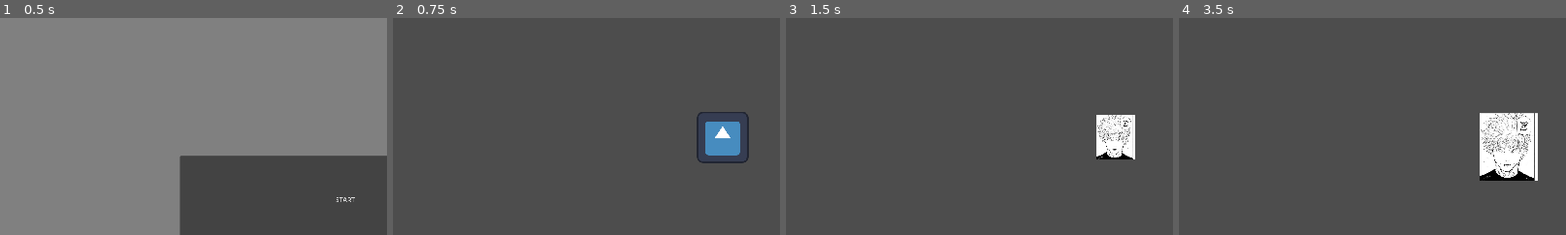
Above: before the commit, frames 1-4 (left to right).
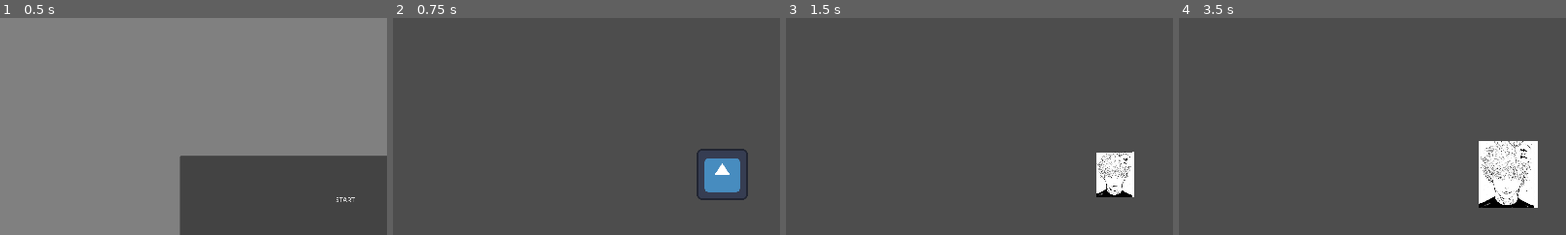
Above: after the commit, the same moments.

Repository: CrazyKamel/bbqJam
Game: Godot game, scene res://src/main.tscn
Two runs of this game, one before a commit and one after it. Both use one fixed random seed, a clock stepped at 60 frames per second and the inputs below. The engine's default icon, where the game draws it, is replaced by a stand-in: a white triangle on a blue panel in a dark square.
Inputs (mouse positions are % of the whole screen's width and height, from its top left):
- Up to frame 1 (0.5 s): no input
- Up to frame 2 (0.75 s): click "START" at 0.5 s
- Up to frame 3 (1.5 s): tap Enter at 1.25 s; move the mouse to (72, 45) at 1.27 s; hold Space (space) from 1.28 s (still down); click (72, 45) at 1.42 s
- Up to frame 4 (3.5 s): move the mouse to (30, 55) at 2.02 s; release Space (space) at 2.03 s; tap Space (space) at 2.1 s; click (30, 55) at 2.17 s; tap Enter at 2.75 s; move the mouse to (60, 28) at 2.77 s; hold Space (space) from 2.78 s (still down); tap Tab at 2.85 s; click (60, 28) at 2.92 s
The pictures show only the part of the screen within x 8-57%, y 14-64%; the shares and areas given below are measured in that part.

Frame 1 is identical in both runs. In frame 2, 3.5% of the frame differs, in the area x 78-92%, y 43-84%; in frame 3, 3.6%; in frame 4, 5.1%, in the area x 77-93%, y 43-88%.

Commit message:
fix minigame with instancing

Diff:
--- a/project.godot
+++ b/project.godot
@@ -32,6 +32,7 @@
 "events": [Object(InputEventKey,"resource_local_to_scene":false,"resource_name":"","device":-1,"window_id":0,"alt_pressed":false,"shift_pressed":false,"ctrl_pressed":false,"meta_pressed":false,"pressed":false,"keycode":0,"physical_keycode":32,"key_label":0,"unicode":32,"echo":false,"script":null)
 ]
 }
+
 [rendering]
 
 textures/canvas_textures/default_texture_filter=0
--- a/src/Minigame/Scenes/Grill.tscn
+++ b/src/Minigame/Scenes/Grill.tscn
@@ -1,30 +1,33 @@
 [gd_scene load_steps=5 format=3 uid="uid://bdli77reuq25y"]
 
-[ext_resource type="Texture2D" uid="uid://bdvx58rwnaeev" path="res://media/icon.svg" id="1_qm15k"]
+[ext_resource type="Texture2D" uid="uid://byrdnrsl7ob8k" path="res://media/Minigame/grill.png" id="1_px55a"]
 [ext_resource type="Script" path="res://src/Minigame/Scripts/Grill.gd" id="2_hq0ya"]
 
-[sub_resource type="RectangleShape2D" id="RectangleShape2D_o1pwu"]
-size = Vector2(122, 121)
+[sub_resource type="CapsuleShape2D" id="CapsuleShape2D_rtejl"]
+radius = 12.0
+height = 208.0
 
-[sub_resource type="RectangleShape2D" id="RectangleShape2D_yoyk5"]
-size = Vector2(128, 39)
+[sub_resource type="CapsuleShape2D" id="CapsuleShape2D_xtwn4"]
+height = 202.0
 
 [node name="Grill" type="StaticBody2D"]
 
 [node name="Sprite2D" type="Sprite2D" parent="."]
-texture = ExtResource("1_qm15k")
+texture = ExtResource("1_px55a")
 
 [node name="CollisionShape2D" type="CollisionShape2D" parent="."]
-position = Vector2(0, 0.5)
-shape = SubResource("RectangleShape2D_o1pwu")
+position = Vector2(0, -1)
+rotation = -1.57079
+shape = SubResource("CapsuleShape2D_rtejl")
 
 [node name="Grill" type="Area2D" parent="."]
 collision_mask = 4
 script = ExtResource("2_hq0ya")
 
 [node name="CollisionShape2D" type="CollisionShape2D" parent="Grill"]
-position = Vector2(0, -78.5)
-shape = SubResource("RectangleShape2D_yoyk5")
+position = Vector2(1, -17)
+rotation = -1.57079
+shape = SubResource("CapsuleShape2D_xtwn4")
 debug_color = Color(0.971325, 0.117073, 0.315356, 0.42)
 
 [connection signal="body_entered" from="Grill" to="Grill" method="_on_body_entered"]
--- a/src/Minigame/Scenes/Minigame.tscn
+++ b/src/Minigame/Scenes/Minigame.tscn
@@ -1,18 +1,45 @@
-[gd_scene load_steps=6 format=3 uid="uid://chyqnaqmaf0wv"]
+[gd_scene load_steps=7 format=3 uid="uid://chyqnaqmaf0wv"]
 
 [ext_resource type="Script" path="res://src/Minigame/Scripts/Minigame.gd" id="1_mskjo"]
 [ext_resource type="PackedScene" uid="uid://dr2lx5x2lrj17" path="res://src/Minigame/Scenes/Sausage.tscn" id="1_x8wx6"]
 [ext_resource type="PackedScene" uid="uid://dpjcoseqrw1uj" path="res://src/Minigame/Scenes/destroy_zone.tscn" id="3_emduw"]
+[ext_resource type="Texture2D" uid="uid://bdvx58rwnaeev" path="res://media/icon.svg" id="3_qmg7u"]
 [ext_resource type="PackedScene" uid="uid://bdli77reuq25y" path="res://src/Minigame/Scenes/Grill.tscn" id="4_yk232"]
 
 [sub_resource type="WorldBoundaryShape2D" id="WorldBoundaryShape2D_tnjnv"]
 
 [node name="Minigame" type="Node2D"]
 script = ExtResource("1_mskjo")
+sausage = ExtResource("1_x8wx6")
 
 [node name="Camera2D" type="Camera2D" parent="."]
 
-[node name="ObjectDestroy" type="Node" parent="."]
+[node name="ColorRect" type="ColorRect" parent="."]
+z_index = -1
+offset_left = -960.0
+offset_top = -540.0
+offset_right = -920.0
+offset_bottom = -500.0
+scale = Vector2(48, 27.0001)
+mouse_filter = 2
+color = Color(0.497326, 0.996085, 0.770546, 1)
+metadata/_edit_group_ = true
+
+[node name="Control" type="Control" parent="."]
+layout_mode = 3
+anchors_preset = 0
+offset_right = 40.0
+offset_bottom = 40.0
+
+[node name="SausageSpawner" type="TextureButton" parent="Control"]
+layout_mode = 0
+offset_left = -806.0
+offset_top = -507.0
+offset_right = -678.0
+offset_bottom = -379.0
+texture_normal = ExtResource("3_qmg7u")
+
+[node name="ObjectDestroy" type="Node2D" parent="."]
 
 [node name="DestroyZone" parent="ObjectDestroy" instance=ExtResource("3_emduw")]
 position = Vector2(-2, 609)
@@ -20,20 +47,8 @@
 [node name="CollisionShape2D" type="CollisionShape2D" parent="ObjectDestroy/DestroyZone"]
 shape = SubResource("WorldBoundaryShape2D_tnjnv")
 
-[node name="Food" type="Node" parent="."]
+[node name="Grill" parent="." instance=ExtResource("4_yk232")]
+position = Vector2(-540, 224)
+scale = Vector2(3.98142, 3.98142)
 
-[node name="Sausage3" parent="Food" instance=ExtResource("1_x8wx6")]
-position = Vector2(-631, -112)
-
-[node name="Sausage" parent="Food" instance=ExtResource("1_x8wx6")]
-position = Vector2(-535, -33)
-
-[node name="Sausage2" parent="Food" instance=ExtResource("1_x8wx6")]
-position = Vector2(-339, -257)
-
-[node name="Sausage4" parent="Food" instance=ExtResource("1_x8wx6")]
-position = Vector2(-787, -234)
-
-[node name="Grill" parent="." instance=ExtResource("4_yk232")]
-position = Vector2(-540, 220)
-scale = Vector2(6.45043, 1)
+[connection signal="pressed" from="Control/SausageSpawner" to="." method="_on_sausage_spawner_pressed"]
--- a/src/Minigame/Scenes/Sausage.tscn
+++ b/src/Minigame/Scenes/Sausage.tscn
@@ -55,8 +55,8 @@
 }]
 
 [sub_resource type="CapsuleShape2D" id="CapsuleShape2D_albke"]
-radius = 13.0
-height = 60.0
+radius = 15.0
+height = 66.0
 
 [node name="Sausage" type="RigidBody2D" groups=["pickable"]]
 collision_layer = 7
@@ -67,7 +67,7 @@
 script = ExtResource("1_lbmo5")
 
 [node name="AnimatedSprite2D" type="AnimatedSprite2D" parent="."]
-scale = Vector2(2.26667, 2.26667)
+scale = Vector2(3, 3)
 sprite_frames = SubResource("SpriteFrames_2eoqv")
 animation = &"Raw"
 
--- a/src/Minigame/Scripts/Minigame.gd
+++ b/src/Minigame/Scripts/Minigame.gd
@@ -1,12 +1,18 @@
 extends Node2D
 
 var held_object = false
+
+@export var sausage : PackedScene
 
 func _ready():
 	for node in get_tree().get_nodes_in_group("pickable"):
 		node.clicked.connect(_on_pickable_clicked)
 
+func connect_to_pickable(object):
+	object.clicked.connect(_on_pickable_clicked)
+
 func _on_pickable_clicked(object):
+	print("Un truc")
 	if !held_object:
 		object.pickup()
 		held_object = object
@@ -16,3 +22,8 @@
 		if held_object and !event.pressed:
 			held_object.drop(Input.get_last_mouse_velocity())
 			held_object = null
+
+func _on_sausage_spawner_pressed():
+	var food_item = sausage.instantiate()
+	food_item.position = $Control/SausageSpawner.position
+	add_child(food_item)
--- a/src/Minigame/Scripts/Sausage.gd
+++ b/src/Minigame/Scripts/Sausage.gd
@@ -11,6 +11,9 @@
 var time_cooking = 0.0
 
 @onready var animated_sprite_2d = $AnimatedSprite2D
+
+func _ready():
+	get_parent().connect_to_pickable(self)
 
 func _process(delta):
 	if cooking:
@@ -36,6 +39,7 @@
 func _on_input_event(viewport, event, shape_idx):
 	if event is InputEventMouseButton and event.button_index == MOUSE_BUTTON_LEFT:
 		if event.pressed:
+			print("Sosej clicked")
 			clicked.emit(self)
 
 func _physics_process(delta):
--- /dev/null
+++ b/src/Minigame/Scripts/SausageSpawn.gd
@@ -0,0 +1,12 @@
+extends Control
+
+@export var sausage : PackedScene
+
+# Called when the node enters the scene tree for the first time.
+func _ready():
+	pass # Replace with function body.
+
+
+# Called every frame. 'delta' is the elapsed time since the previous frame.
+func _process(delta):
+	pass
--- a/src/OpenSpace/openSpace.tscn
+++ b/src/OpenSpace/openSpace.tscn
@@ -1,18 +1,24 @@
-[gd_scene load_steps=5 format=3 uid="uid://brs6u78mwggbp"]
+[gd_scene load_steps=6 format=3 uid="uid://brs6u78mwggbp"]
 
 [ext_resource type="Script" path="res://src/OpenSpace/openSpace.gd" id="1_u6x1y"]
 [ext_resource type="PackedScene" uid="uid://bjm1hhd336cw0" path="res://src/Collegue/collegue.tscn" id="2_k6vcc"]
 [ext_resource type="PackedScene" uid="uid://d15n6o6bdmmq2" path="res://src/Computer/computer.tscn" id="3_5jiol"]
 [ext_resource type="Script" path="res://src/OpenSpace/Camera2D.gd" id="4_kgnmf"]
+[ext_resource type="PackedScene" uid="uid://chyqnaqmaf0wv" path="res://src/Minigame/Scenes/Minigame.tscn" id="5_aqbr6"]
 
 [node name="Node2D" type="Node2D"]
 script = ExtResource("1_u6x1y")
 collegue = ExtResource("2_k6vcc")
 
-[node name="Computer" parent="." instance=ExtResource("3_5jiol")]
-position = Vector2(961, 448)
-
-[node name="Camera2D" type="Camera2D" parent="." node_paths=PackedStringArray("target")]
+[node name="Openspace_Cam" type="Camera2D" parent="." node_paths=PackedStringArray("target")]
 position = Vector2(960, 540)
 script = ExtResource("4_kgnmf")
-target = NodePath("../Computer")
+target = NodePath("Computer")
+
+[node name="Computer" parent="Openspace_Cam" instance=ExtResource("3_5jiol")]
+
+[node name="Minigame_Cam" type="Camera2D" parent="."]
+position = Vector2(956, 1857)
+
+[node name="Minigame" parent="Minigame_Cam" instance=ExtResource("5_aqbr6")]
+position = Vector2(0, -7)
Binary file added: media/Minigame/grill.png
Not shown, added: media/Minigame/grill.png.import
